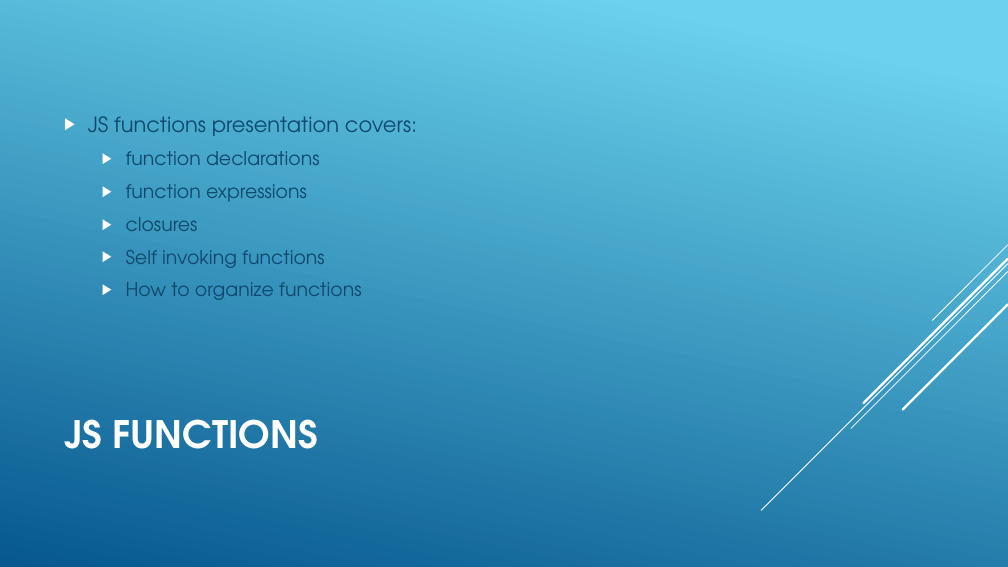
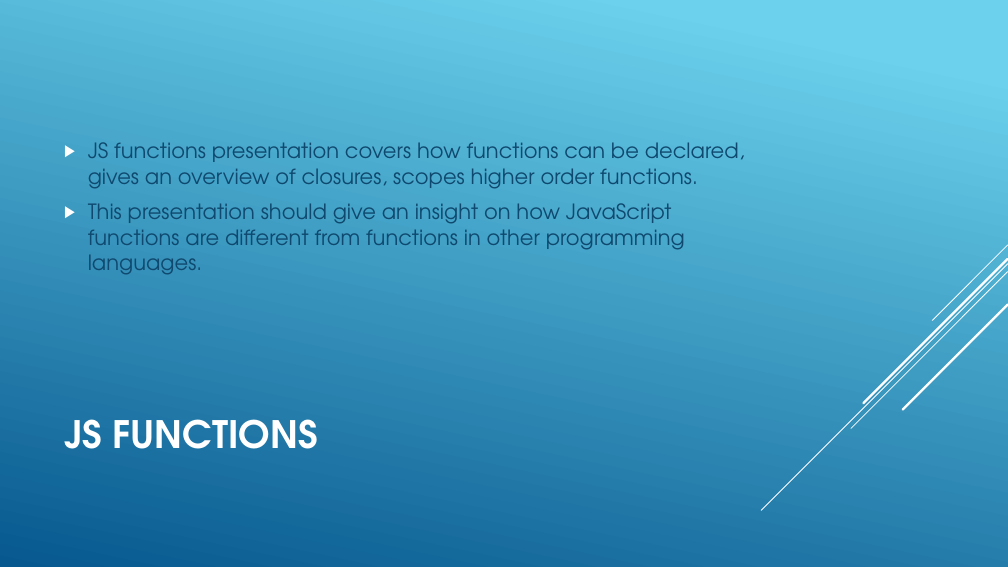
Before and after one commit to Zuehlke/security-onboarding, a slide deck: slide 9 of javascript_basics/Introduction.pptx. Drawn at 1008x567 pixels with LibreOffice and Linux fonts; fonts in the diff are those of the drawing. Boxes give left, top, right and bottom in pixels: in the first picture for what was removed or moved away, otherwise in the second. Text is boxed around its words. In the diff, an @@ line names an element or a change of style, - is before the commit and + after.

```diff
--- a/javascript_basics/Introduction.pptx
+++ b/javascript_basics/Introduction.pptx
@@ text at (88, 142, 745, 274): text changed; size 18 to 20 pt @@
-▶ JS functions presentation covers:
-  ▶ function declarations
-  ▶ function expressions
-  ▶ closures
-  ▶ Self invoking functions
-  ▶ How to organize functions
+▶ JS functions presentation covers how functions can be declared, gives an overview of closures, scopes higher order functions.
+▶ This presentation should give an insight on how JavaScript functions are different from functions in other programming languages.
```
Also in this commit, not shown: 11 other slides changed, 6 other files.
